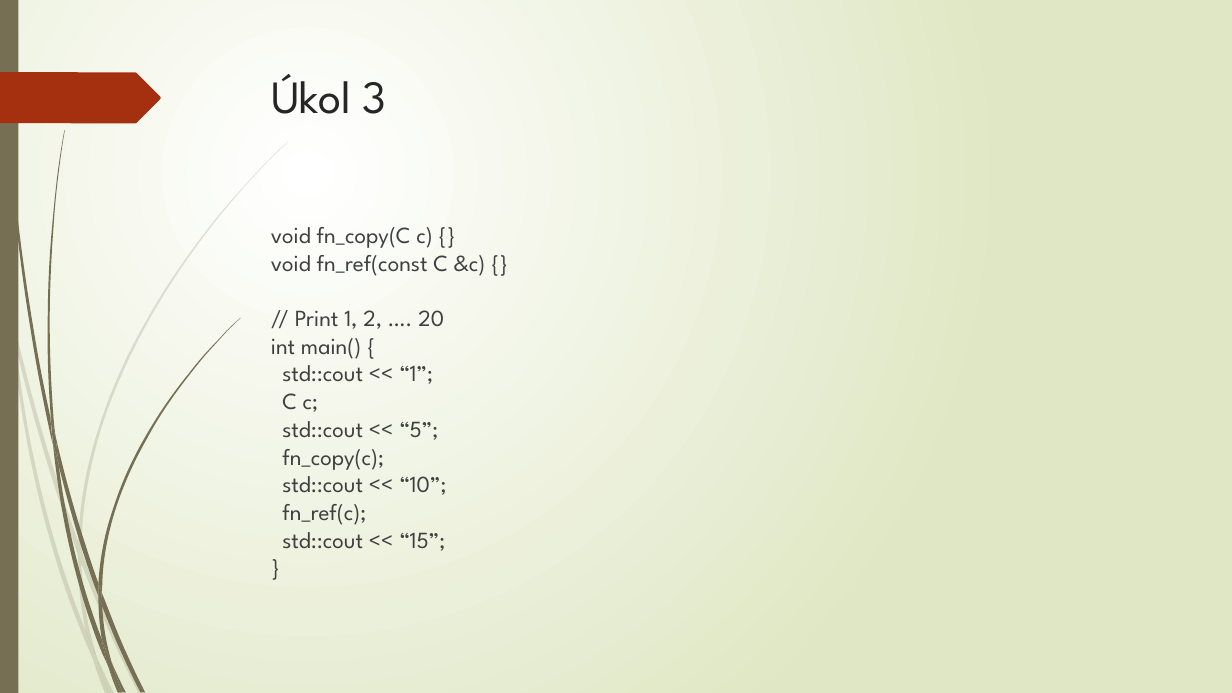
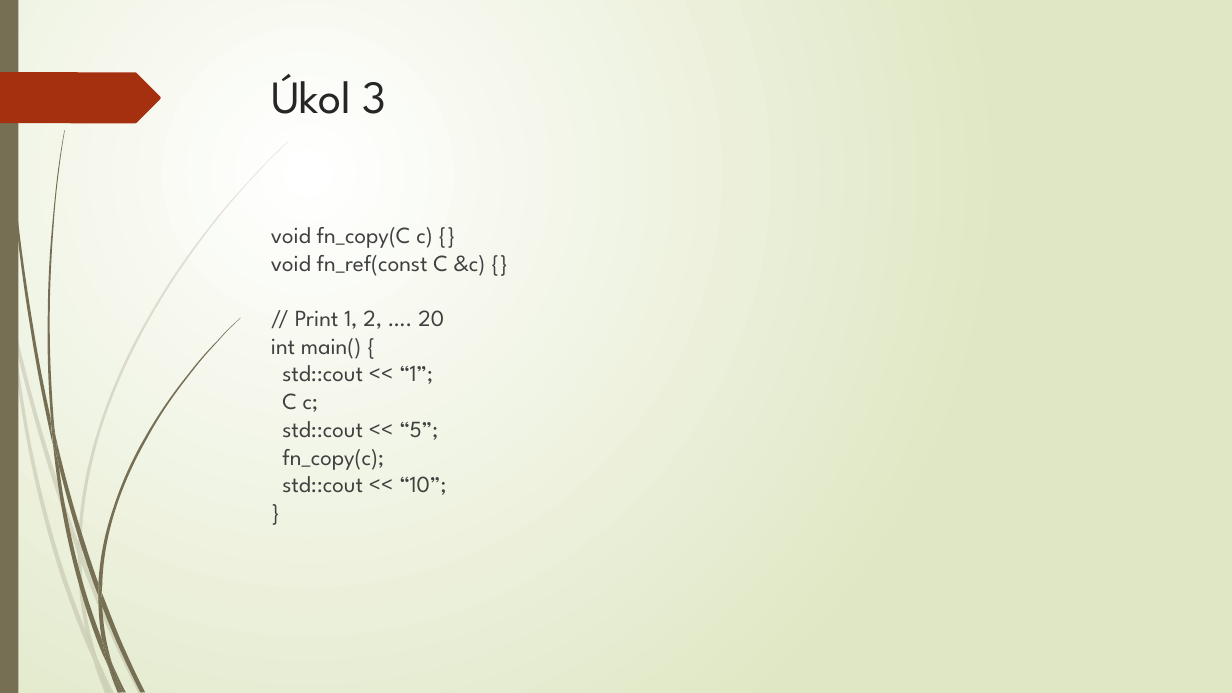
Before and after one commit to fan1x/fan1x.github.io, a slide deck: slide 10 of data/cpp/cv2/cpp_cv2.pptx. Drawn at 1232x693 pixels with LibreOffice and Linux fonts; fonts in the diff are those of the drawing. Boxes give left, top, right and bottom in pixels: in the first picture for what was removed or moved away, otherwise in the second. Text is boxed around its words. In the diff, an @@ line names an element or a change of style, - is before the commit and + after.

```diff
--- a/data/cpp/cv2/cpp_cv2.pptx
+++ b/data/cpp/cv2/cpp_cv2.pptx
@@ text at box(271, 227, 486, 495): text changed @@
-void fn_copy(C c) {}
-void fn_ref(const C &c) {}
-// Print 1, 2, …. 20
-int main() {
-std::cout << “1”;
-C c;
-std::cout << “5”;
-fn_copy(c);
-std::cout << “10”;
-fn_ref(c);
-std::cout << “15”;
-}
+void fn_copy(C c) {}
+void fn_ref(const C &c) {}
+// Print 1, 2, …. 20
+int main() {
+std::cout << “1”;
+C c;
+std::cout << “5”;
+fn_copy(c);
+std::cout << “10”;
+}
```
Also in this commit, not shown: 3 other files.
